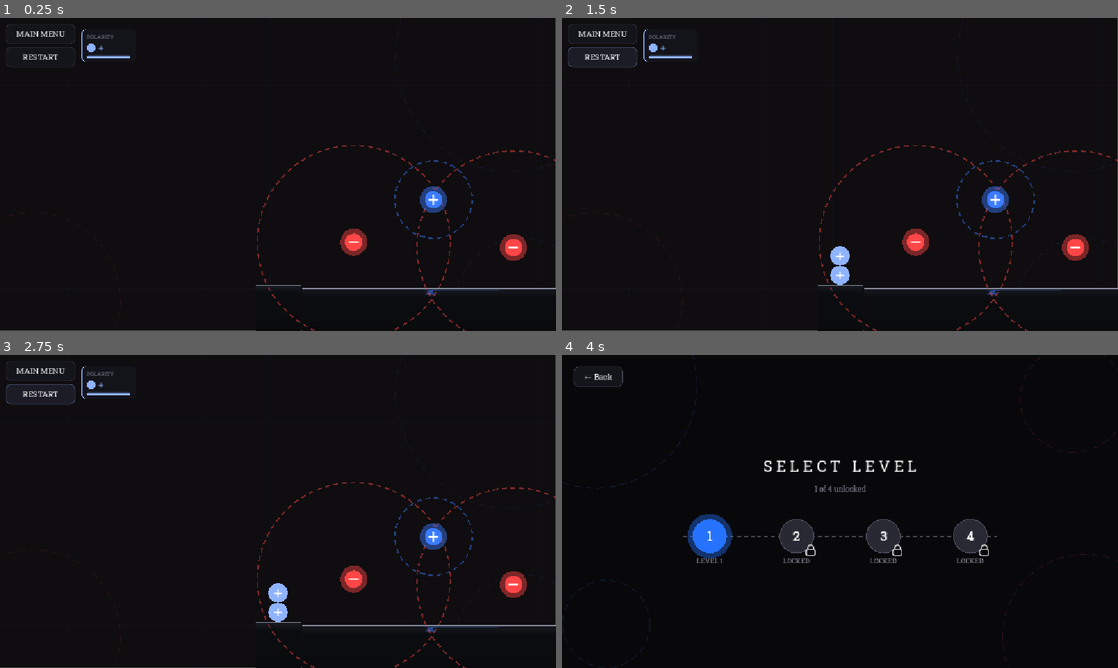
Above: before the commit, frames 1-4 (two rows, left to right).
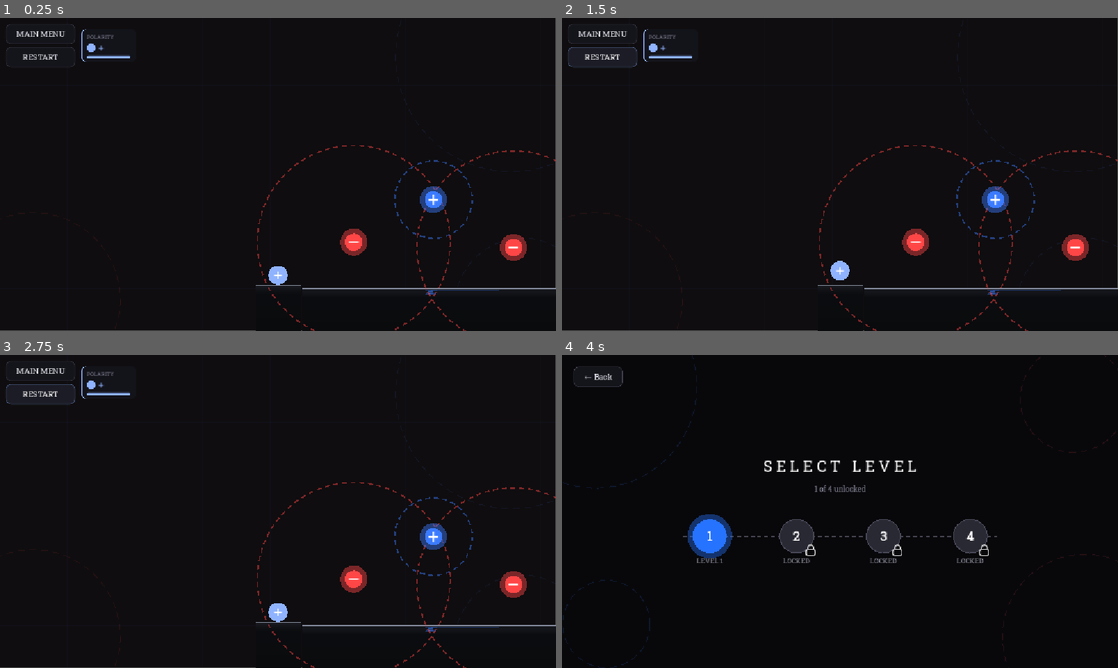
Above: after the commit, the same moments.

Repository: e-neuf/summer-summit-game-jam
Game: Godot game, scene res://levels/Level0.tscn
Same seed, same stepped clock (60 frames per second), same inputs: the game is played once before the commit and once after it. This scene is started directly instead of the project's main scene. The engine's default icon, where the game draws it, is replaced by a stand-in: a white triangle on a blue panel in a dark square. Sound files missing from this copy of the repository are replaced by a short silence.
Inputs:
- Up to frame 1 (0.25 s): no input
- Up to frame 2 (1.5 s): click "RESTART" at 0.5 s; click "RESTART" at 1.25 s
- Up to frame 3 (2.75 s): click "RESTART" at 2 s
- Up to frame 4 (4 s): click "MAIN MENU" at 2.75 s; click "LEVEL SELECT" at 3.5 s

The runs differ from the first frame. In frame 1, 0.2% of the frame differs, in the area x 48-52%, y 79-86%; in frame 2, 0.2%, in the area x 48-52%, y 72-86%; in frame 3, 0.2%; in frame 4, nothing differs.

Commit message:
deleted 2nd main character

Diff:
--- a/levels/Level0.tscn
+++ b/levels/Level0.tscn
@@ -49,21 +49,18 @@
 [node name="Door" parent="." index="11" unique_id=2139156745 instance=ExtResource("4_tp4os")]
 position = Vector2(1765, 527)
 
-[node name="Main Character2" parent="." index="12" unique_id=273780980 instance=ExtResource("4_fli3c")]
-position = Vector2(134, 514)
-
-[node name="DEAD ZONE" parent="." index="13" unique_id=933869699 instance=ExtResource("4_4uic7")]
+[node name="DEAD ZONE" parent="." index="12" unique_id=933869699 instance=ExtResource("4_4uic7")]
 position = Vector2(898, 660)
 scale = Vector2(12.38619, -0.8311096)
 
-[node name="Enemy" parent="." index="16" unique_id=390106410 instance=ExtResource("6_fli3c")]
+[node name="Enemy" parent="." index="15" unique_id=390106410 instance=ExtResource("6_fli3c")]
 position = Vector2(898, 470.00003)
 scale = Vector2(0.9317645, 1.0984114)
 
-[node name="LargerFloor" parent="." index="17" unique_id=1117859385 instance=ExtResource("6_4uic7")]
+[node name="LargerFloor" parent="." index="16" unique_id=1117859385 instance=ExtResource("6_4uic7")]
 position = Vector2(2069, 568)
 
-[node name="Main Character" parent="." index="18" unique_id=445630150 instance=ExtResource("4_fli3c")]
+[node name="Main Character" parent="." index="17" unique_id=445630150 instance=ExtResource("4_fli3c")]
 position = Vector2(134, 514)
 
 [connection signal="input_event" from="Magnetic Pole" to="Magnetic Pole" method="_on_input_event"]
